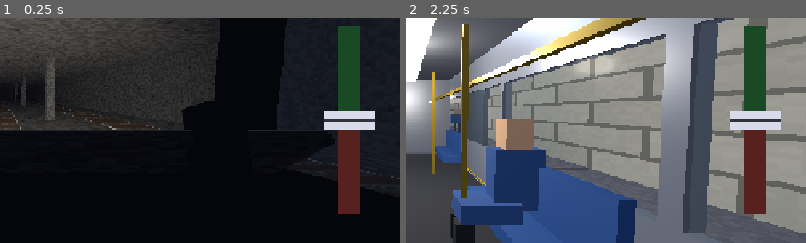
Above: before the commit, frames 1-2 (left to right).
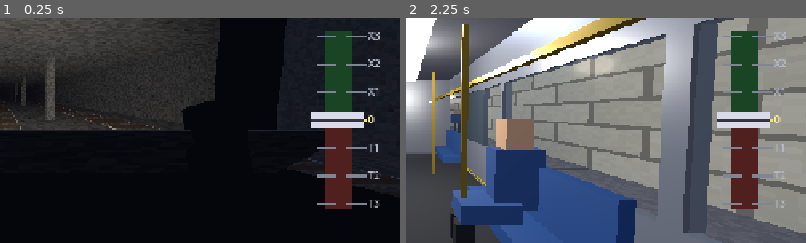
Above: after the commit, the same moments.

Repository: enmalafeev/metrograd
Game: Godot game, scene res://scenes/main.tscn
Same seed, same stepped clock (60 frames per second), same inputs: the game is played once before the commit and once after it.
Inputs:
- Up to frame 1 (0.25 s): no input
- Up to frame 2 (2.25 s): click "В САЛОН" at 0.5 s; click "В КАБИНУ" at 1.25 s; click "В САЛОН" at 2 s
The pictures show only the part of the screen within x 50-100%, y 26-76%; the shares and areas given below are measured in that part.

The runs differ from the first frame. In frame 1, 5.2% of the frame differs, in the area x 77-95%, y 3-88%; in frame 2, 5.0%.

Commit message:
Дискретный контроллер машиниста вместо аналогового рычага
Рукоятка тяги теперь щёлкает по фиксированным позициям (Ход-1..3, выбег,
Тормоз-1..3) и остаётся на выбранной — держать кнопку мыши при разгоне не
нужно. Клик или тап по слайдеру переводит рукоятку в ближайшую позицию.
Интерфейс value (−1..+1) сохранён, клавиши W/S работают. Ручка чуть сдвинута
влево, так как стала шире.

Co-Authored-By: Claude Opus 4.8 <noreply@anthropic.com>

Diff:
--- a/scripts/cab_controls.gd
+++ b/scripts/cab_controls.gd
@@ -1,43 +1,68 @@
 extends Control
-## Вертикальный рычаг контроллера машиниста.
-## Вверх — тяга (0..+1), вниз — тормоз (0..-1), отпустил — нейтраль (выбег).
-## Работает и на тач-экране, и мышью.
+## Дискретный контроллер машиниста (реверсор с фиксированными позициями).
+##
+## Рукоятка щёлкает по фиксированным позициям и ОСТАЁТСЯ на выбранной —
+## держать кнопку мыши не нужно. Клик/тап по слайдеру переводит рукоятку
+## в ближайшую позицию; можно и протянуть. main.gd читает поле value.
+##   Ход-1..3 → тяга (0..+1), 0 → выбег (нейтраль), Тормоз-1..3 → торможение (0..-1).
+
+# позиции сверху вниз: 3 хода, нейтраль, 3 тормоза
+const NOTCHES := [1.0, 2.0 / 3.0, 1.0 / 3.0, 0.0, -1.0 / 3.0, -2.0 / 3.0, -1.0]
+const LABELS := ["Х3", "Х2", "Х1", "0", "Т1", "Т2", "Т3"]
+const NEUTRAL := 3       # индекс нейтрали
+const PAD := 26.0        # отступ сверху/снизу до крайних позиций
 
 var value := 0.0
-var _dragging := false
+var _index := NEUTRAL
 
 func _ready() -> void:
-	custom_minimum_size = Vector2(96, 300)
+	custom_minimum_size = Vector2(132, 320)
 	size = custom_minimum_size
 
 func _gui_input(event: InputEvent) -> void:
-	if event is InputEventScreenTouch or event is InputEventMouseButton:
-		if event.pressed:
-			_dragging = true
-			_set_from_y(event.position.y)
-		else:
-			_dragging = false
-			value = 0.0            # пружина в нейтраль
-			queue_redraw()
-	elif _dragging and (event is InputEventScreenDrag or event is InputEventMouseMotion):
+	if (event is InputEventScreenTouch or event is InputEventMouseButton) and event.pressed:
+		_set_from_y(event.position.y)
+	elif event is InputEventScreenDrag:
+		_set_from_y(event.position.y)
+	elif event is InputEventMouseMotion and (event.button_mask & MOUSE_BUTTON_MASK_LEFT):
 		_set_from_y(event.position.y)
 
 func _set_from_y(y: float) -> void:
-	var center := size.y * 0.5
-	value = clampf((center - y) / center, -1.0, 1.0)
-	queue_redraw()
+	var usable := size.y - PAD * 2.0
+	var t := clampf((y - PAD) / usable, 0.0, 1.0)   # 0 — верх, 1 — низ
+	var idx := clampi(roundi(t * (NOTCHES.size() - 1)), 0, NOTCHES.size() - 1)
+	if idx != _index:
+		_index = idx
+		value = NOTCHES[_index]
+		queue_redraw()
+
+func _notch_y(i: int) -> float:
+	var usable := size.y - PAD * 2.0
+	return PAD + usable * float(i) / float(NOTCHES.size() - 1)
 
 func _draw() -> void:
 	var w := size.x
-	var h := size.y
+	var top := _notch_y(0)
+	var bot := _notch_y(NOTCHES.size() - 1)
+	var midy := _notch_y(NEUTRAL)
 	# корпус слайдера
-	draw_rect(Rect2(w * 0.32, 0, w * 0.36, h), Color(0.08, 0.09, 0.11))
-	# зона тяги (верх) и торможения (низ)
-	draw_rect(Rect2(w * 0.32, 0, w * 0.36, h * 0.5), Color(0.12, 0.45, 0.18, 0.55))
-	draw_rect(Rect2(w * 0.32, h * 0.5, w * 0.36, h * 0.5), Color(0.55, 0.16, 0.13, 0.55))
-	# центральная риска (нейтраль)
-	draw_rect(Rect2(w * 0.2, h * 0.5 - 2, w * 0.6, 4), Color(0.9, 0.9, 0.5))
-	# рукоятка
-	var ky := (h * 0.5) - value * (h * 0.5)
-	draw_rect(Rect2(w * 0.08, ky - 16, w * 0.84, 32), Color(0.85, 0.86, 0.92))
-	draw_rect(Rect2(w * 0.08, ky - 3, w * 0.84, 6), Color(0.2, 0.2, 0.24))
+	draw_rect(Rect2(w * 0.30, top - 10, w * 0.34, bot - top + 20), Color(0.08, 0.09, 0.11))
+	# зона тяги (сверху) и торможения (снизу)
+	draw_rect(Rect2(w * 0.30, top - 10, w * 0.34, midy - (top - 10)), Color(0.12, 0.45, 0.18, 0.5))
+	draw_rect(Rect2(w * 0.30, midy, w * 0.34, (bot + 10) - midy), Color(0.55, 0.16, 0.13, 0.5))
+	# риски позиций и подписи
+	var font := ThemeDB.fallback_font
+	for i in NOTCHES.size():
+		var y := _notch_y(i)
+		var on := i == _index
+		var neutral := i == NEUTRAL
+		var tick := Color(0.95, 0.9, 0.4) if neutral else Color(0.5, 0.52, 0.58)
+		draw_rect(Rect2(w * 0.2, y - 1.5, w * 0.24, 3), tick)
+		draw_rect(Rect2(w * 0.56, y - 1.5, w * 0.24, 3), tick)
+		var col := Color(1.0, 0.95, 0.6) if on else Color(0.7, 0.72, 0.78)
+		draw_string(font, Vector2(w * 0.82, y + 5), LABELS[i],
+				HORIZONTAL_ALIGNMENT_LEFT, -1, 16, col)
+	# рукоятка на текущей позиции
+	var ky := _notch_y(_index)
+	draw_rect(Rect2(w * 0.12, ky - 13, w * 0.64, 26), Color(0.85, 0.86, 0.92))
+	draw_rect(Rect2(w * 0.12, ky - 3, w * 0.64, 6), Color(0.2, 0.2, 0.24))
--- a/scripts/main.gd
+++ b/scripts/main.gd
@@ -90,7 +90,7 @@
 	$HUD.add_child(hint_label)
 
 	lever = preload("res://scripts/cab_controls.gd").new()
-	lever.position = Vector2(1150, 200)
+	lever.position = Vector2(1120, 190)
 	$HUD.add_child(lever)
 
 	doors_button = Button.new()
